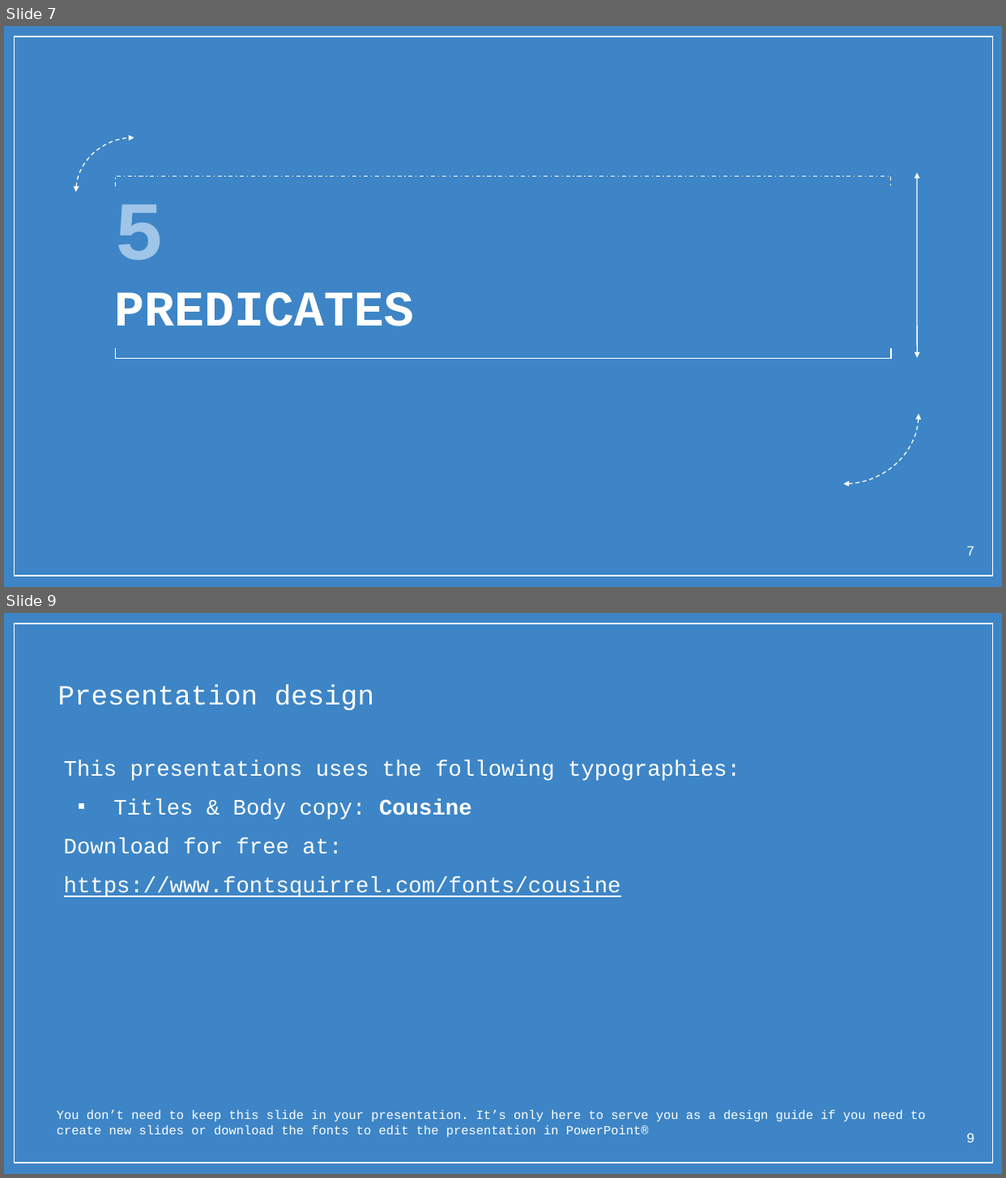
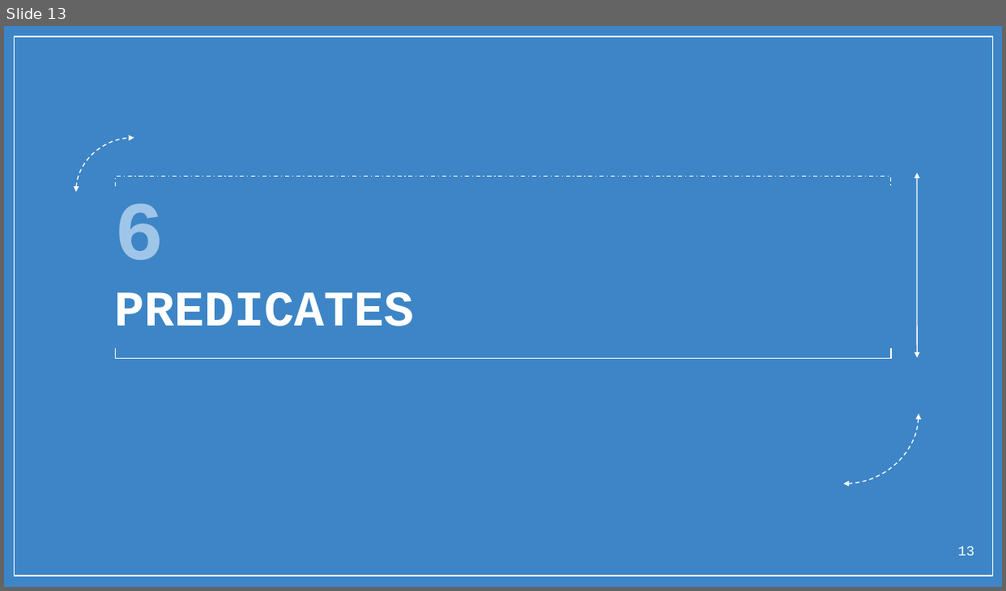
Before and after one commit to ghousek1/trashcan, a slide deck: Java8Features.pptx. Shown one above the other, each under a label of ours: slides 7 and 9 before the commit, slide 13 after it; the slides between them are not shown. The pictures are 1006x1178 and 1006x591 pixels, drawn with LibreOffice and Linux fonts; fonts in the diff are those of the drawing; background and template pictures are left out. Boxes give left, top, right and bottom in pixels: in the first picture for what was removed or moved away, otherwise in the second. Text is boxed around its words. In the diff, an @@ line names an element or a change of style, - is before the commit and + after.

```diff
--- a/Java8Features.pptx
+++ b/Java8Features.pptx
@@ slide 9 removed at (4, 613, 1002, 1174), background picture (left out); not listed: 1 template element that a slide beside it also shows @@
@@ text removed at (58, 684, 374, 710) @@
-Presentation design
@@ text removed at (64, 760, 740, 897) @@
-This presentations uses the following typographies:
-▪ Titles & Body copy: Cousine
-Download for free at:
-https://www.fontsquirrel.com/fonts/cousine
@@ text removed at (57, 1110, 926, 1137) @@
-You don’t need to keep this slide in your presentation. It’s only here to serve you as a design guide if you need to create new slides or download the fonts to edit the presentation in PowerPoint®
@@ page number removed at (966, 1133, 974, 1143) @@
-9
@@ what was slide 7 is now slide 13 @@
@@ slide 13 changed as well @@
@@ text at (114, 203, 414, 327): text changed @@
-5
-PREDICATES
+6
+PREDICATES
@@ page number at (958, 546, 974, 556): text changed @@
-7
+13
```
Also in this commit, not shown: 5 other slides changed, 7 slides added, 2 other slides removed.
